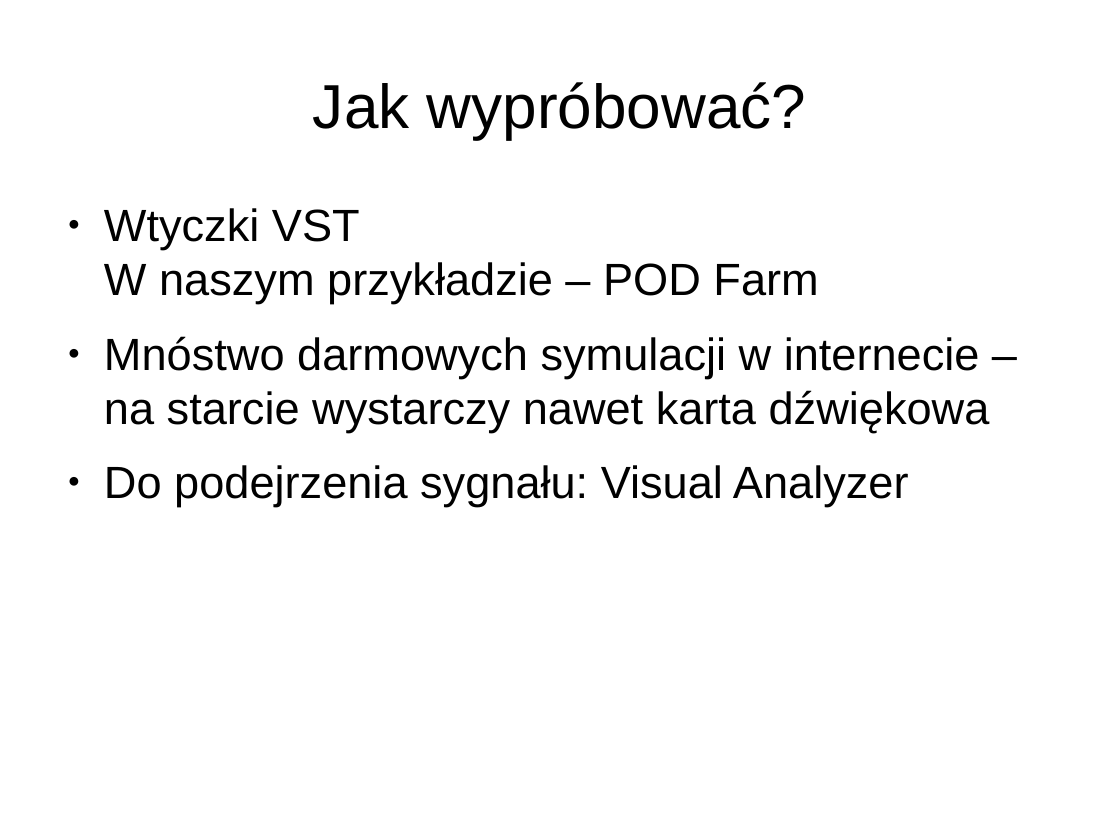
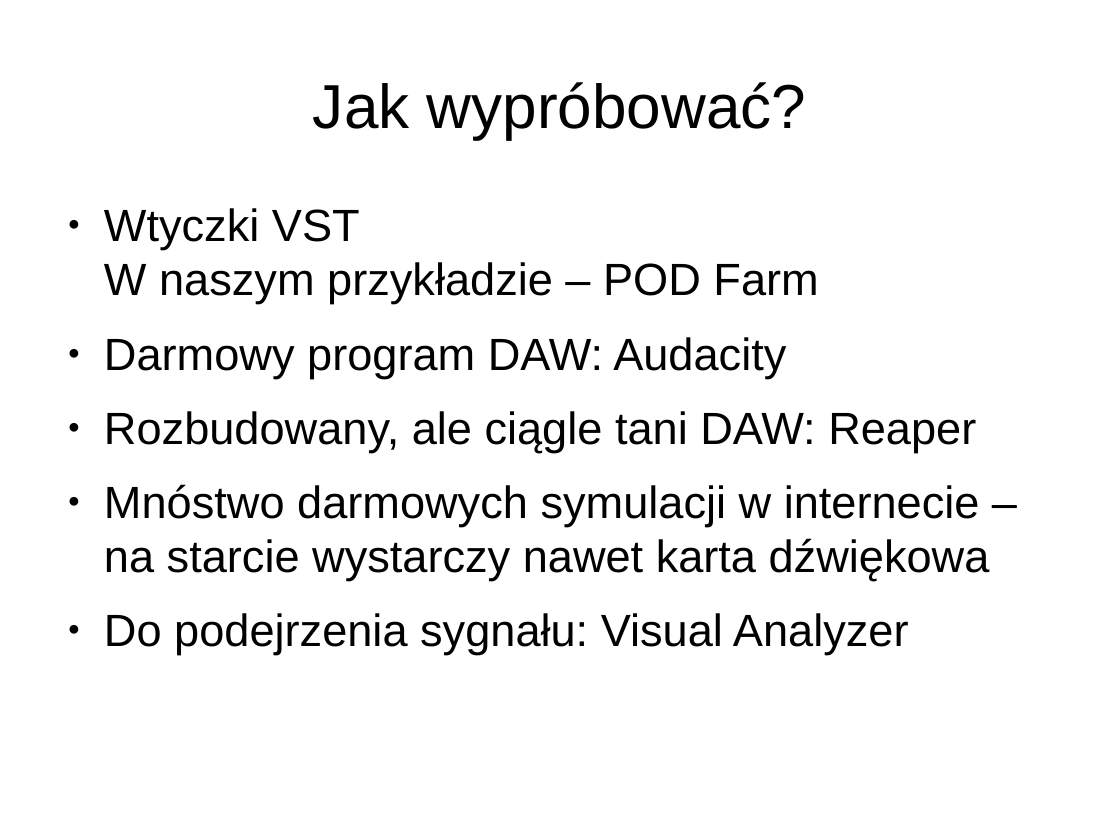
Before and after one commit to HackerspaceWroclaw/hspnr_efekty_gitarowe, a slide deck: slide 3 of Efekty gitarowe.odp (slide 30 before the commit). Drawn at 1120x840 pixels with LibreOffice and Linux fonts; fonts in the diff are those of the drawing. Boxes give left, top, right and bottom in pixels: in the first picture for what was removed or moved away, otherwise in the second. Text is boxed around its words. In the diff, an @@ line names an element or a change of style, - is before the commit and + after.

```diff
--- a/Efekty gitarowe.odp
+++ b/Efekty gitarowe.odp
@@ text at (104,337,976,452): paragraphs added @@
+● Darmowy program DAW: Audacity
+● Rozbudowany, ale ciągle tani DAW: Reaper
```
Also in this commit, not shown: 2 other slides changed, 1 slide added.
